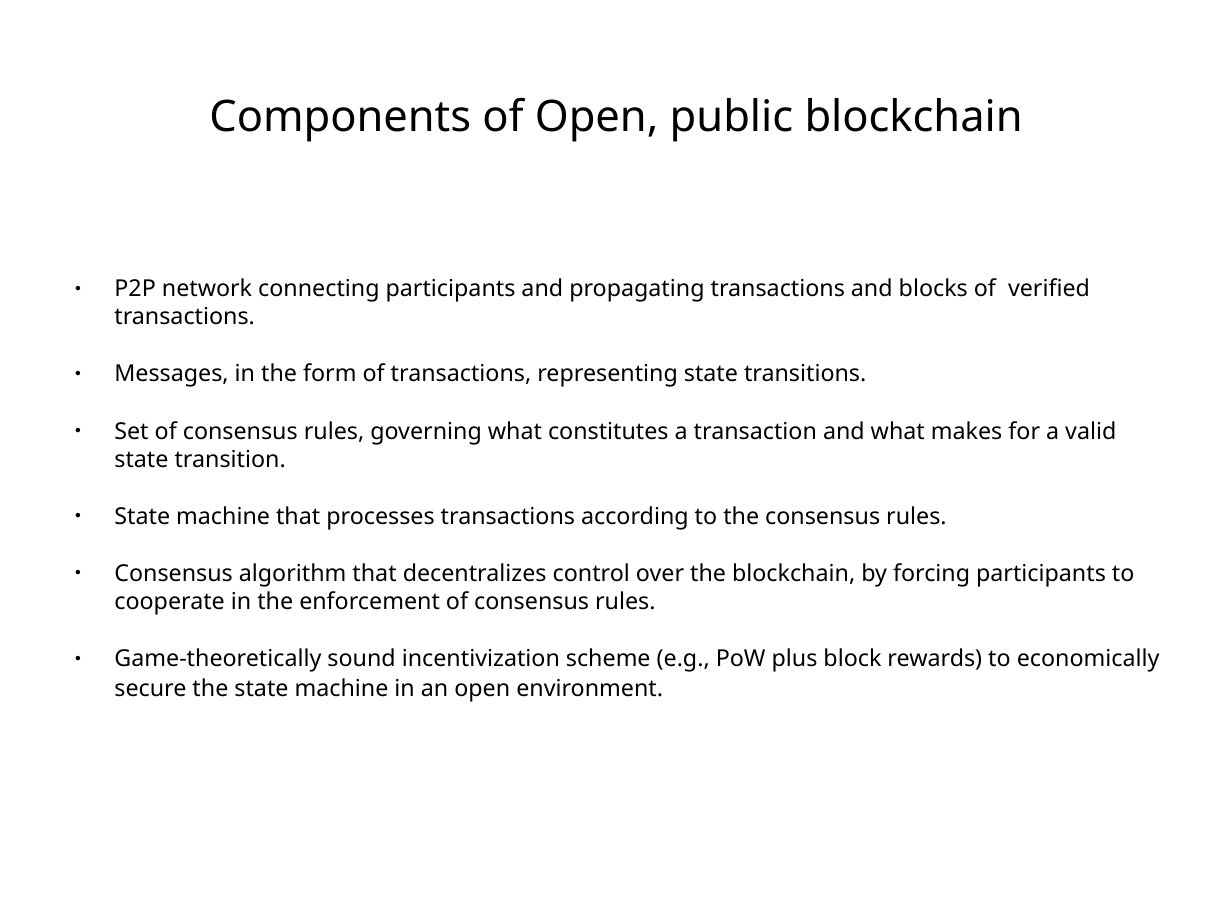
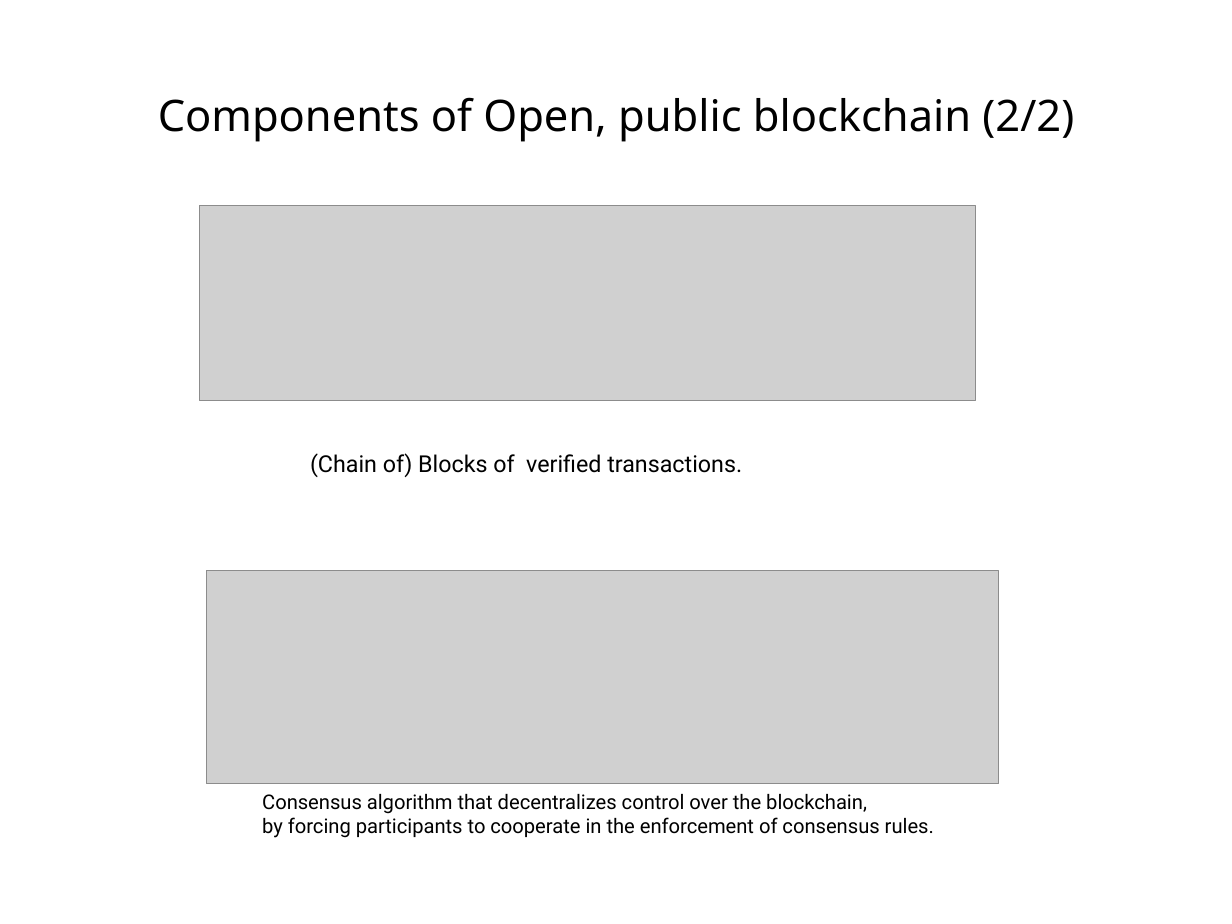
Before and after one commit to s2-t2/blockchain_reputation_system, a slide deck: slide 33 of documents/Presentation/Presentationv1.odp (slide 16 before the commit). Drawn at 1232x924 pixels with LibreOffice and Linux fonts; fonts in the diff are those of the drawing; grey boxes stand for pictures. Boxes give left, top, right and bottom in pixels: in the first picture for what was removed or moved away, otherwise in the second. Text is boxed around its words. In the diff, an @@ line names an element or a change of style, - is before the commit and + after.

```diff
--- a/documents/Presentation/Presentationv1.odp
+++ b/documents/Presentation/Presentationv1.odp
@@ title at [158,97,1074,142]: text changed @@
-Components of Open, public blockchain
+Components of Open, public blockchain (2/2)
@@ picture added at [200,206,976,400] @@
@@ text removed at [114,278,1160,702] @@
-● P2P network connecting participants and propagating transactions and blocks of verified transactions.
-● Messages, in the form of transactions, representing state transitions.
-● Set of consensus rules, governing what constitutes a transaction and what makes for a valid state transition.
-● State machine that processes transactions according to the consensus rules.
-● Consensus algorithm that decentralizes control over the blockchain, by forcing participants to cooperate in the enforcement of consensus rules.
-● Game-theoretically sound incentivization scheme (e.g., PoW plus block rewards) to economically secure the state machine in an open environment.
@@ text added at [310,453,742,477], 15 pt, text #000000 @@
+(Chain of) Blocks of verified transactions.
@@ picture added at [206,571,998,785] @@
@@ text added at [262,794,934,838], 13 pt, text #000000 @@
+Consensus algorithm that decentralizes control over the blockchain,
+by forcing participants to cooperate in the enforcement of consensus rules.
```
Also in this commit, not shown: 19 other slides changed, 14 slides added, 21 slides removed, 10 other files.
